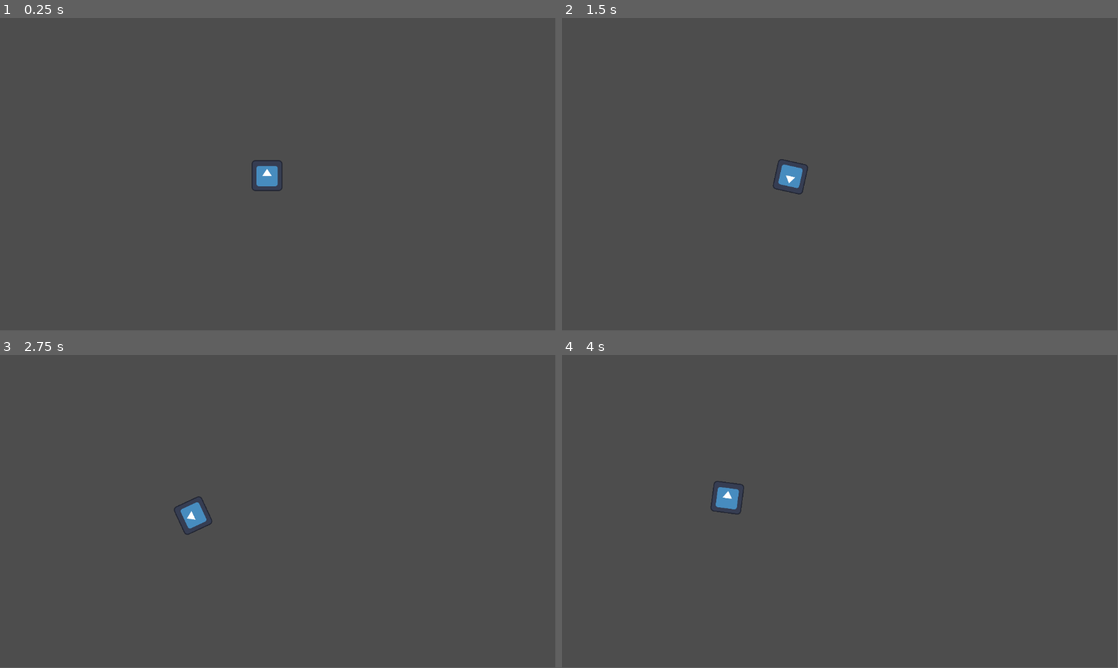
Above: before the commit, frames 1-4 (two rows, left to right).
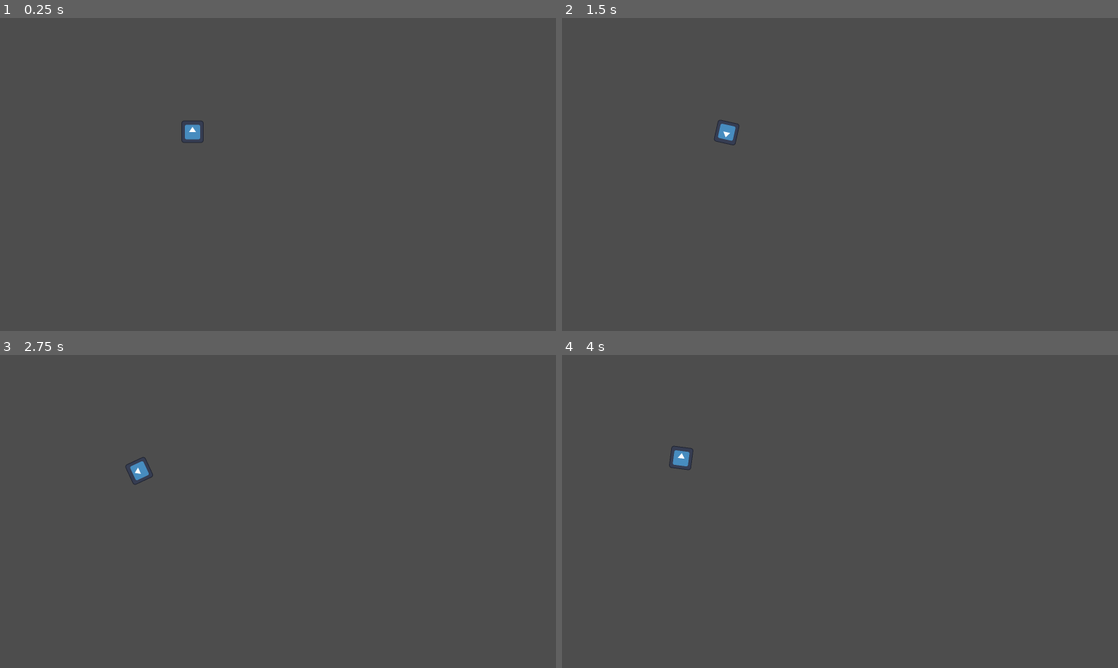
Above: after the commit, the same moments.

Repository: ElPat0x/BattleWing
Game: Godot game, scene res://Scenes/test_level.tscn
Same seed, same stepped clock (60 frames per second), same inputs: the game is played once before the commit and once after it. The engine's default icon, where the game draws it, is replaced by a stand-in: a white triangle on a blue panel in a dark square.
Inputs:
- Up to frame 1 (0.25 s): no input
- Up to frame 2 (1.5 s): tap Enter at 0.5 s; hold D (Girar_Derecha) 0.53-1.28 s; hold W (Acelerar) 0.53-1.28 s; hold A (Girar_Izquierda) from 1.28 s (still down); tap W (Acelerar) at 1.35 s
- Up to frame 3 (2.75 s): release A (Girar_Izquierda) at 2.03 s; hold D (Girar_Derecha) from 2.03 s (still down); hold W (Acelerar) from 2.03 s (still down)
- Up to frame 4 (4 s): release W (Acelerar) at 2.78 s; tap W (Acelerar) at 2.85 s; tap Space at 3.5 s; release D (Girar_Derecha) at 3.53 s; hold A (Girar_Izquierda) from 3.53 s (still down); hold W (Acelerar) from 3.53 s (still down)
In our replay, the window is 799x449 before the commit and 800x450 after it. These sizes can differ from the game's own. Grey fills any space a smaller window leaves; there, only what the larger window draws over its background counts as a difference.

The runs differ from the first frame. In frame 1, 0.5% of the frame differs, in the area x 32-51%, y 32-56%; in frame 2, 0.5%; in frame 3, 0.5%, in the area x 22-39%, y 32-58%; in frame 4, 0.5%.

Commit message:
Update
Añadido de funcion WrapF

Diff:
--- a/battle-wing-project/Scripts/nave.gd
+++ b/battle-wing-project/Scripts/nave.gd
@@ -4,6 +4,7 @@
 @export var vel_rotacion = 50
 @export var velocidad_maxima = 400
 
+@onready var tamano_pantalla = get_viewport_rect().size
 
 func Aceleracion():
 	var input_vector := Vector2(0, Input.get_action_strength("Acelerar"))
@@ -23,7 +24,13 @@
 		rotate(-deg_to_rad(velocidad_maxima*delta))
 	pass
 
+func screen_wrap():
+	position.x = wrapf(position.x, 0, tamano_pantalla.x)
+	position.y = wrapf(position.y, 0, tamano_pantalla.y)
+	pass
+
 func _physics_process(delta: float) -> void:
 	Aceleracion()
 	Rotacion(delta)
+	screen_wrap()
 	move_and_slide()
--- a/battle-wing-project/project.godot
+++ b/battle-wing-project/project.godot
@@ -14,6 +14,11 @@
 run/main_scene="uid://dkcj4m27yms7c"
 config/features=PackedStringArray("4.6", "Forward Plus")
 config/icon="res://icon.svg"
+
+[display]
+
+window/size/viewport_width=1600
+window/size/viewport_height=900
 
 [input]
 
